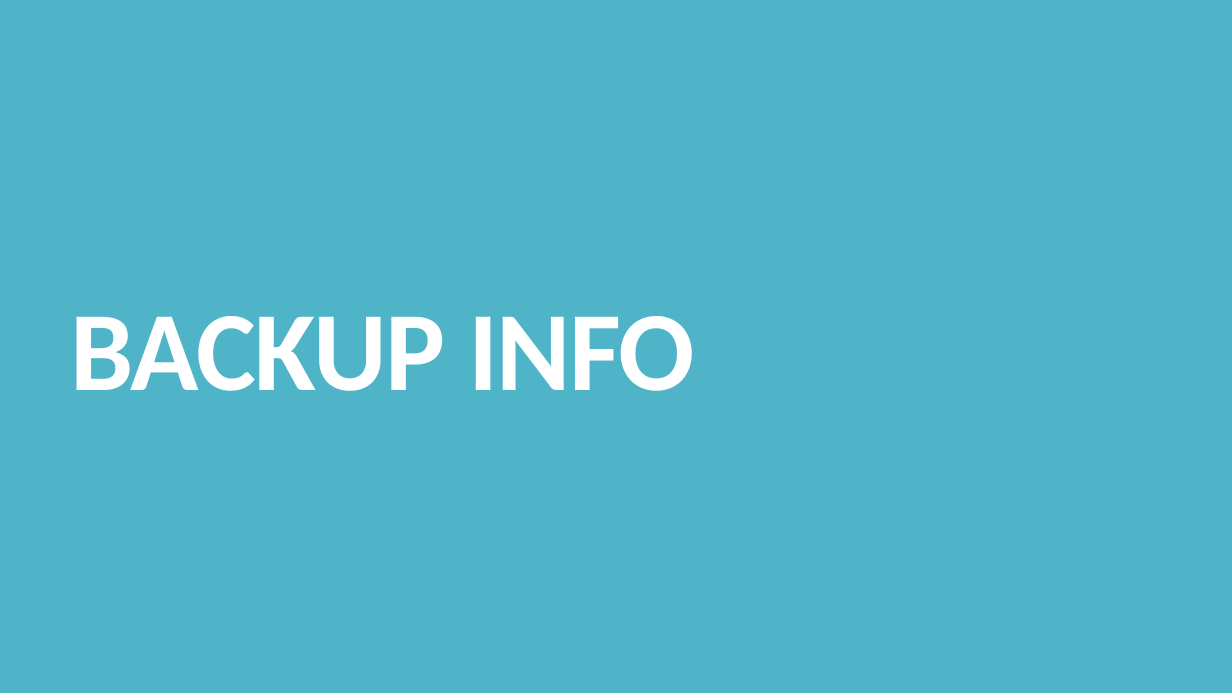
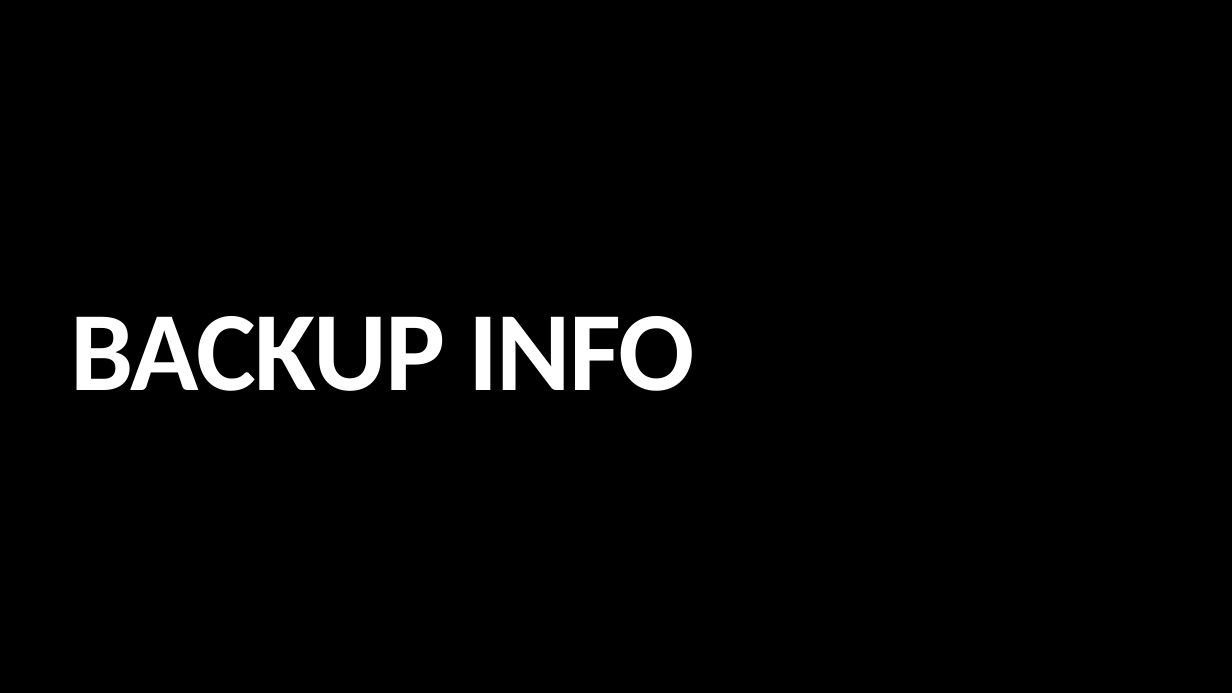
Before and after one commit to managedkaos/aws-scripts, a slide deck: slide 19 of Tips for Automating AWS with Python and Boto.pptx. Drawn at 1232x693 pixels with LibreOffice and Linux fonts; fonts in the diff are those of the drawing. Boxes give left, top, right and bottom in pixels: in the first picture for what was removed or moved away, otherwise in the second. Text is boxed around its words. In the diff, an @@ line names an element or a change of style, - is before the commit and + after.

```diff
--- a/Tips for Automating AWS with Python and Boto.pptx
+++ b/Tips for Automating AWS with Python and Boto.pptx
@@ rectangle added at bbox=[0, 0, 1232, 693], fill #000000 @@
```
Also in this commit, not shown: 5 other slides changed.
